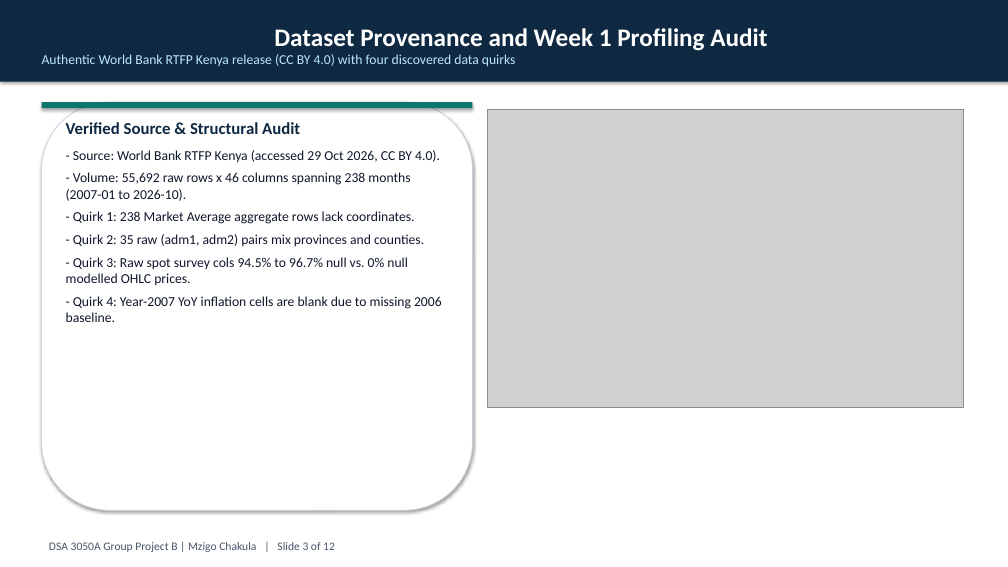
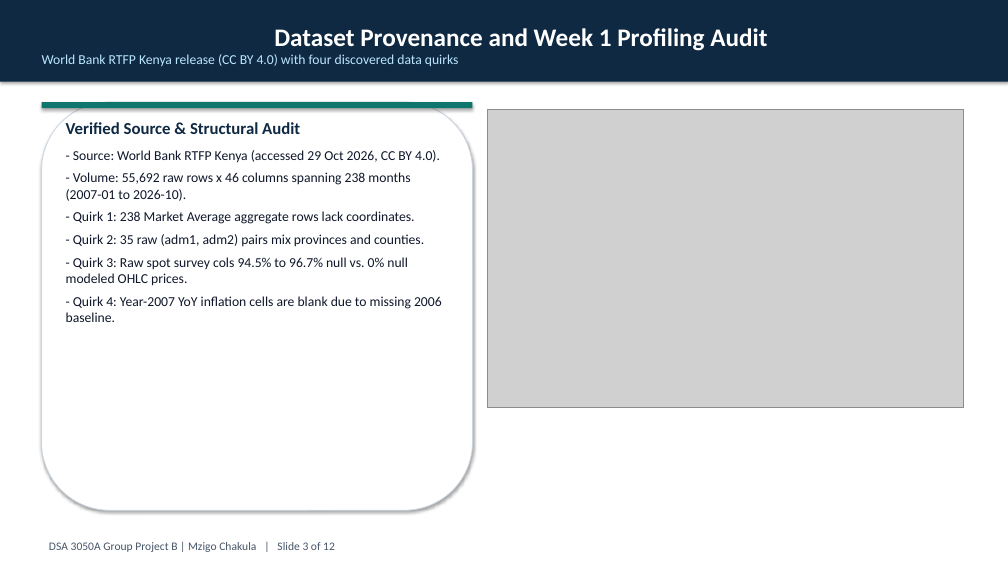
Before and after one commit to princenzmw/mzigo-chakula, a slide deck: slide 3 of slides/presentation.pptx. Drawn at 1008x567 pixels with LibreOffice and Linux fonts; fonts in the diff are those of the drawing; grey boxes stand for pictures. Boxes give left, top, right and bottom in pixels: in the first picture for what was removed or moved away, otherwise in the second. Text is boxed around its words. In the diff, an @@ line names an element or a change of style, - is before the commit and + after.

```diff
--- a/slides/presentation.pptx
+++ b/slides/presentation.pptx
@@ text in rectangle at box(42, 54, 459, 66): text changed @@
-Authentic World Bank RTFP Kenya release (CC BY 4.0) with four discovered data quirks
+World Bank RTFP Kenya release (CC BY 4.0) with four discovered data quirks
@@ text at box(66, 257, 408, 286): text changed @@
-- Quirk 3: Raw spot survey cols 94.5% to 96.7% null vs. 0% null modelled OHLC prices.
+- Quirk 3: Raw spot survey cols 94.5% to 96.7% null vs. 0% null modeled OHLC prices.
```
Also in this commit, not shown: 5 other slides changed, 21 other files.
